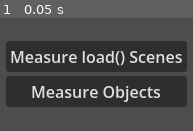
Above: before the commit, frame 1.
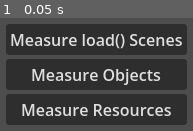
Above: after the commit, the same moment.

Repository: Toxe/godot-memory-usage
Game: Godot game, scene res://scenes/main.tscn
The game is run twice, just before and just after one commit, with the same random seed, the same clock (stepped at 60 frames per second) and the same inputs.
Inputs:
- Up to frame 1 (0.05 s): no input

The runs differ from the first frame. In frame 1, 46% of the frame differs, in the area x 3-97%, y 5-95%.

Commit message:
Measure resources

Diff:
--- a/godot_project/scenes/main.gd
+++ b/godot_project/scenes/main.gd
@@ -3,6 +3,7 @@
 var _scene: PackedScene = null
 var _instance: Node = null
 var _object: Object = null
+var _resource: Resource = null
 
 @onready var _timer: Timer = $Timer
 
@@ -54,14 +55,34 @@
     _object = null
     var m2 := await _wait_and_get_memory()
 
-    var object_size1 := m1 - m0
-    var object_size2 := m1 - m2
-    var object_size_diff := object_size1 - object_size2
+    var size1 := m1 - m0
+    var size2 := m1 - m2
+    var size_diff := size1 - size2
 
-    if object_size_diff == 0:
-        print("object=%d" % [object_size1])
+    if size_diff == 0:
+        print("object=%d" % [size1])
     else:
-        print("ERROR, something went wrong, object: %d vs. %d" % [object_size1, object_size2])
+        print("ERROR, something went wrong, object: %d vs. %d" % [size1, size2])
+
+
+func _measure_resource() -> void:
+    var _throw_away := await _wait_and_get_memory()
+    var m0 := await _wait_and_get_memory()
+
+    _resource = Resource.new()
+    var m1 := await _wait_and_get_memory()
+
+    _resource = null
+    var m2 := await _wait_and_get_memory()
+
+    var size1 := m1 - m0
+    var size2 := m1 - m2
+    var size_diff := size1 - size2
+
+    if size_diff == 0:
+        print("resource=%d" % [size1])
+    else:
+        print("ERROR, something went wrong, resource: %d vs. %d" % [size1, size2])
 
 
 func _on_measure_load_scenes_button_pressed() -> void:
@@ -76,3 +97,11 @@
     print("============================================================")
     await _measure_object()
     assert(Performance.get_monitor(Performance.OBJECT_ORPHAN_NODE_COUNT) == 0)
+
+
+func _on_measure_resources_button_pressed() -> void:
+    print("============================================================")
+    await _measure_resource()
+    await _measure_resource()
+    await _measure_resource()
+    assert(Performance.get_monitor(Performance.OBJECT_ORPHAN_NODE_COUNT) == 0)
--- a/godot_project/scenes/main.tscn
+++ b/godot_project/scenes/main.tscn
@@ -38,5 +38,10 @@
 layout_mode = 2
 text = "Measure Objects"
 
+[node name="MeasureResourcesButton" type="Button" parent="VBoxContainer" unique_id=1494285758]
+layout_mode = 2
+text = "Measure Resources"
+
 [connection signal="pressed" from="VBoxContainer/MeasureLoadScenesButton" to="." method="_on_measure_load_scenes_button_pressed"]
 [connection signal="pressed" from="VBoxContainer/MeasureObjectsButton" to="." method="_on_measure_objects_button_pressed"]
+[connection signal="pressed" from="VBoxContainer/MeasureResourcesButton" to="." method="_on_measure_resources_button_pressed"]
